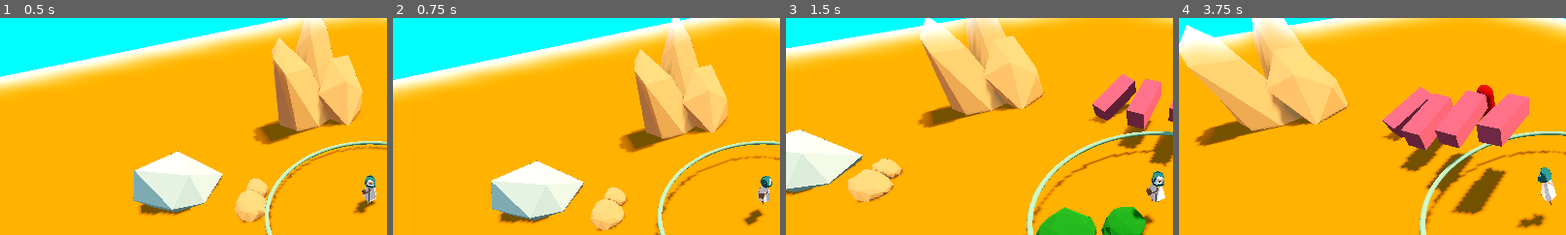
Above: before the commit, frames 1-4 (left to right).
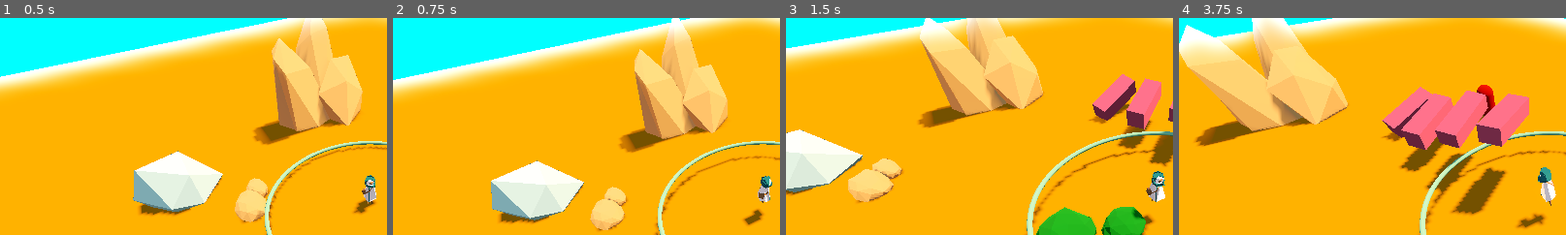
Above: after the commit, the same moments.

Repository: DeepRestGames/EcoDungeon
Game: Godot game, scene res://scenes/PrototypeScene_Weapons_01.tscn
Same seed, same stepped clock (60 frames per second), same inputs: the game is played once before the commit and once after it. A sky picture missing from this copy of the repository is replaced by a grey-blue gradient.
Inputs (mouse positions are % of the whole screen's width and height, from its top left):
- Up to frame 1 (0.5 s): no input
- Up to frame 2 (0.75 s): tap Enter at 0.5 s; move the mouse to (72, 45) at 0.52 s; hold D (move_right) from 0.53 s (still down); tap Space (spacebar) at 0.6 s
- Up to frame 3 (1.5 s): move the mouse to (30, 55) at 1.27 s; release D (move_right) at 1.28 s; hold S (move_down) from 1.28 s (still down); tap Mouse wheel up (zoom_in) at 1.35 s
- Up to frame 4 (3.75 s): move the mouse to (60, 28) at 2.02 s; release S (move_down) at 2.03 s; hold D (move_right) 2.03-2.78 s; hold Mouse wheel down (zoom_out) 2.03-2.78 s; move the mouse to (45, 70) at 2.77 s; hold W (move_up) 2.78-3.53 s; tap Space (spacebar) at 2.85 s; move the mouse to (80, 65) at 3.52 s; hold A (move_left) from 3.53 s (still down); hold Mouse wheel up (zoom_in) from 3.53 s (still down)
The pictures show only the part of the screen within x 2-52%, y 7-57%; the shares and areas given below are measured in that part.

Frame 1 is identical in both runs. In frame 2, 0.1% of the frame differs, in the area x 91-98%, y 72-94%; in frame 3, less than 0.1%; in frame 4, less than 0.1%.

Commit message:
Player shows damage taken in red

Diff:
--- a/scenes/weapons/DamageNumber3D.tscn
+++ b/scenes/weapons/DamageNumber3D.tscn
@@ -108,6 +108,7 @@
 [node name="Label3D" type="Label3D" parent="AnimationPlayer/LabelContainer"]
 billboard = 1
 no_depth_test = true
+modulate = Color(1, 0, 0, 1)
 outline_modulate = Color(0, 0, 0, 0)
 text = "123"
 font_size = 128
--- a/scripts/Player.gd
+++ b/scripts/Player.gd
@@ -29,6 +29,11 @@
 @export var current_animation := ANIMATIONS.IDLE
 @onready var animation_tree = $PlayerModel/AnimationTree
 const MOTION_INTERPOLATE_SPEED = 10
+
+# Damage number variables
+@onready var damage_number_3d_template = preload("res://scenes/weapons/DamageNumber3D.tscn")
+@export var dmg_label_height: float = 10
+@export var dmg_label_spread: float = 10
 
 # ------------------------------------
 # Get the gravity from the project settings to be synced with RigidBody nodes.
@@ -136,11 +141,20 @@
 func take_damage(damage: int):
 	# Prevent damage if a hit was just taken
 	if invincibility_frames_timer.is_stopped():
+		show_damage(damage)
 		current_hp -= damage
 		invincibility_frames_timer.start()
 	if current_hp <= 0:
 		death()
 
+func show_damage(damage: float):
+	# TODO/NOTE: this is identical in enemy_base
+	var damage_floating_label = damage_number_3d_template.instantiate()
+	var pos = global_position
+	var level_root =  get_tree().get_root()
+	level_root.add_child(damage_floating_label, true)
+	damage_floating_label.set_values_and_animate(str(damage), pos, dmg_label_height, dmg_label_spread, Color(255,0,0,255))
+
 
 func death():
 	queue_free()
--- a/scripts/enemy/EnemyBase.gd
+++ b/scripts/enemy/EnemyBase.gd
@@ -19,6 +19,9 @@
 		current_hp = clamp(value, 0, max_hp)
 const DAMAGE: int = 1
 
+# Damage number variables
+@export var dmg_label_height: float = 10
+@export var dmg_label_spread: float = 10
 
 func _physics_process(_delta):
 	if not player:
@@ -43,13 +46,12 @@
 		_death()
 
 func show_damage(damage: float):
+	# TODO: this is identical in player.
 	var damage_floating_label = damage_number_3d_template.instantiate()
 	var pos = global_position
-	var height = 10
-	var spread = 10
 	var level_root =  get_tree().get_root()
 	level_root.add_child(damage_floating_label, true)
-	damage_floating_label.set_values_and_animate(str(damage), pos, height, spread)
+	damage_floating_label.set_values_and_animate(str(damage), pos, dmg_label_height, dmg_label_spread)
 
 func _death():
 	queue_free()
--- a/scripts/weapons/DamageNumber3D.gd
+++ b/scripts/weapons/DamageNumber3D.gd
@@ -6,10 +6,13 @@
 @onready var animation_player = $AnimationPlayer
 
 
-func set_values_and_animate(value: String, start_pos: Vector3, height: float, spread: float) -> void:
+func set_values_and_animate(value: String, start_pos: Vector3, height: float, spread: float, color = Color(255,255,255,255)) -> void:
 	label_3d.text = value
+
+	label_3d.modulate = color
+
 	animation_player.play("Rise and Fade")
-	global_position = start_pos # TODO??
+	global_position = start_pos
 
 	var tween = get_tree().create_tween()
 	var end_pos = Vector3(randf_range(-spread, spread), height, randf_range(-spread, spread)) + start_pos
